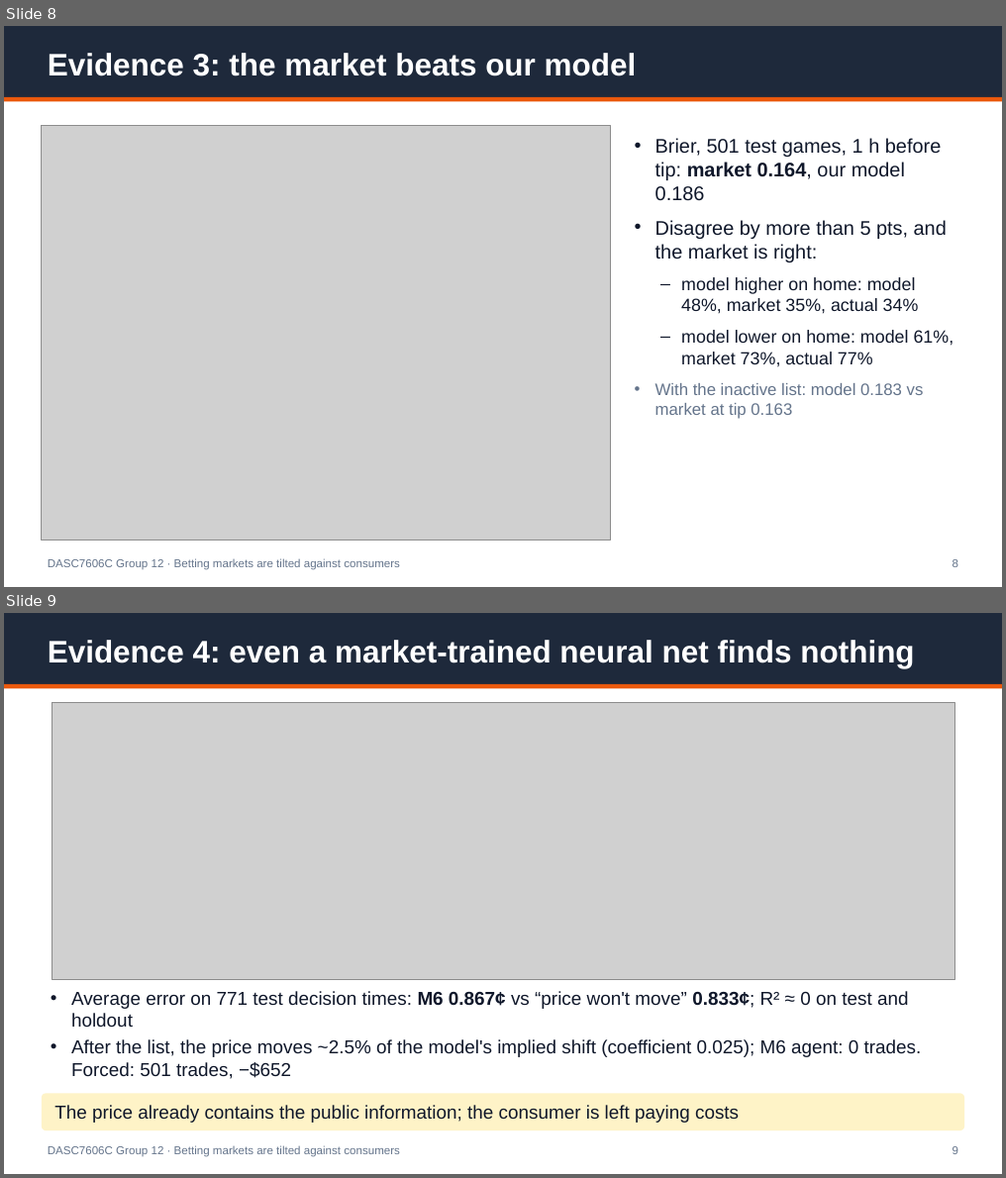
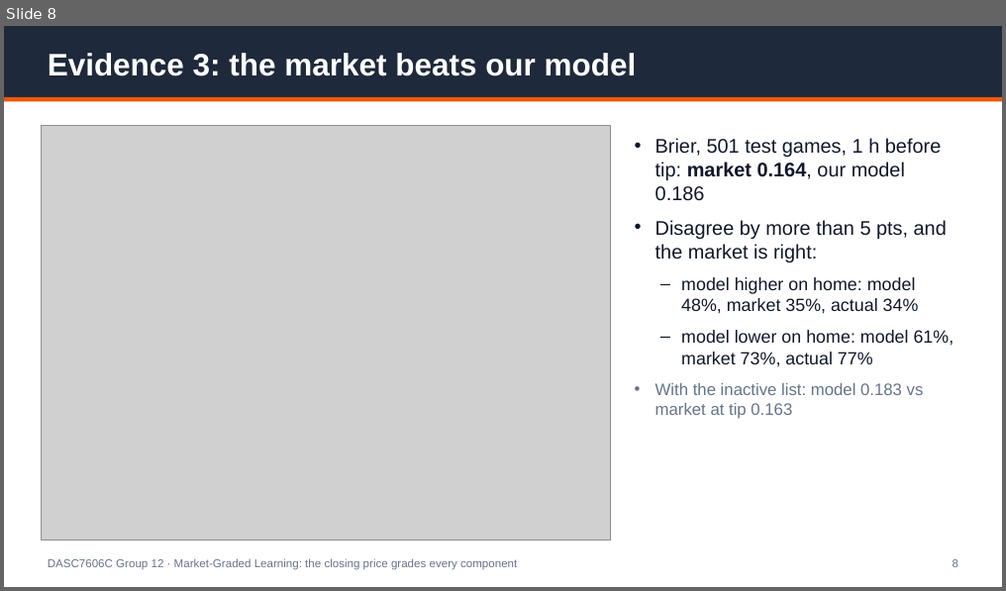
Before and after one commit to Michaelyzr/nba-agent, a slide deck: presentation/nba_agent_deck.pptx. Shown one above the other, each under a label of ours: slides 8 and 9 before the commit, slide 8 after it. The pictures are 1006x1178 and 1006x591 pixels, drawn with LibreOffice and Linux fonts; fonts in the diff are those of the drawing; grey boxes stand for pictures. Boxes give left, top, right and bottom in pixels: in the first picture for what was removed or moved away, otherwise in the second. Text is boxed around its words. In the diff, an @@ line names an element or a change of style, - is before the commit and + after.

```diff
--- a/presentation/nba_agent_deck.pptx
+++ b/presentation/nba_agent_deck.pptx
@@ slide 9 removed at (4, 613, 1002, 1174), background #FFFFFF @@
@@ rectangle removed at (4, 613, 1002, 684) @@
@@ text removed at (48, 640, 914, 668) @@
-Evidence 4: even a market-trained neural net finds nothing
@@ rectangle removed at (4, 684, 1002, 688) @@
@@ picture removed at (52, 703, 954, 980) @@
@@ text removed at (71, 991, 922, 1079) @@
-• Average error on 771 test decision times: M6 0.867¢ vs “price won't move” 0.833¢; R² ≈ 0 on test and holdout
-• After the list, the price moves ~2.5% of the model's implied shift (coefficient 0.025); M6 agent: 0 trades. Forced: 501 trades, −$652
@@ rounded rectangle removed at (42, 1093, 964, 1131) @@
@@ text removed at (54, 1105, 739, 1123) @@
-The price already contains the public information; the consumer is left paying costs
@@ text removed at (48, 1146, 400, 1157) @@
-DASC7606C Group 12 · Betting markets are tilted against consumers
@@ text removed at (952, 1147, 958, 1155) @@
-9
@@ slide 8 changed as well @@
@@ text at (48, 559, 517, 570): text changed @@
-DASC7606C Group 12 · Betting markets are tilted against consumers
+DASC7606C Group 12 · Market-Graded Learning: the closing price grades every component
```
Also in this commit, not shown: 9 other slides changed, 5 slides added, 6 other slides removed, 5 other files.
